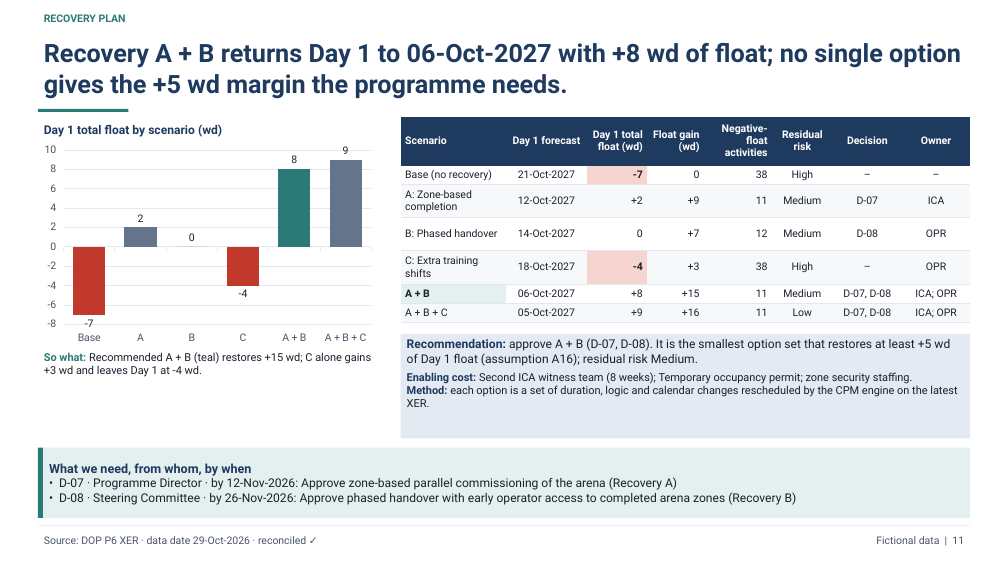
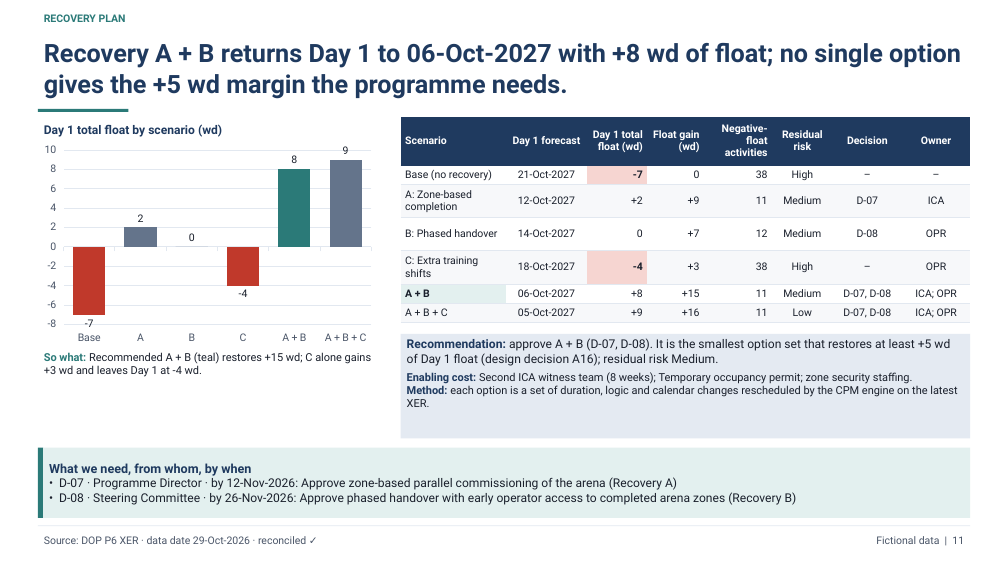
Before and after one commit to schedule-intelligence/destination-opening-programme, a slide deck: slide 11 of docs/downloads/DOP_monthly_pack_2026-10-29.pptx. Drawn at 1008x567 pixels with LibreOffice and Linux fonts; fonts in the diff are those of the drawing. Boxes give left, top, right and bottom in pixels: in the first picture for what was removed or moved away, otherwise in the second. Text is boxed around its words. In the diff, an @@ line names an element or a change of style, - is before the commit and + after.

```diff
--- a/docs/downloads/DOP_monthly_pack_2026-10-29.pptx
+++ b/docs/downloads/DOP_monthly_pack_2026-10-29.pptx
@@ text in rectangle at <box>407,338,950,366</box>: text changed @@
-Recommendation: approve A + B (D-07, D-08). It is the smallest option set that restores at least +5 wd of Day 1 float (assumption A16); residual risk Medium.
+Recommendation: approve A + B (D-07, D-08). It is the smallest option set that restores at least +5 wd of Day 1 float (design decision A16); residual risk Medium.
```
Also in this commit, not shown: 1 other slide changed, 37 other files.
